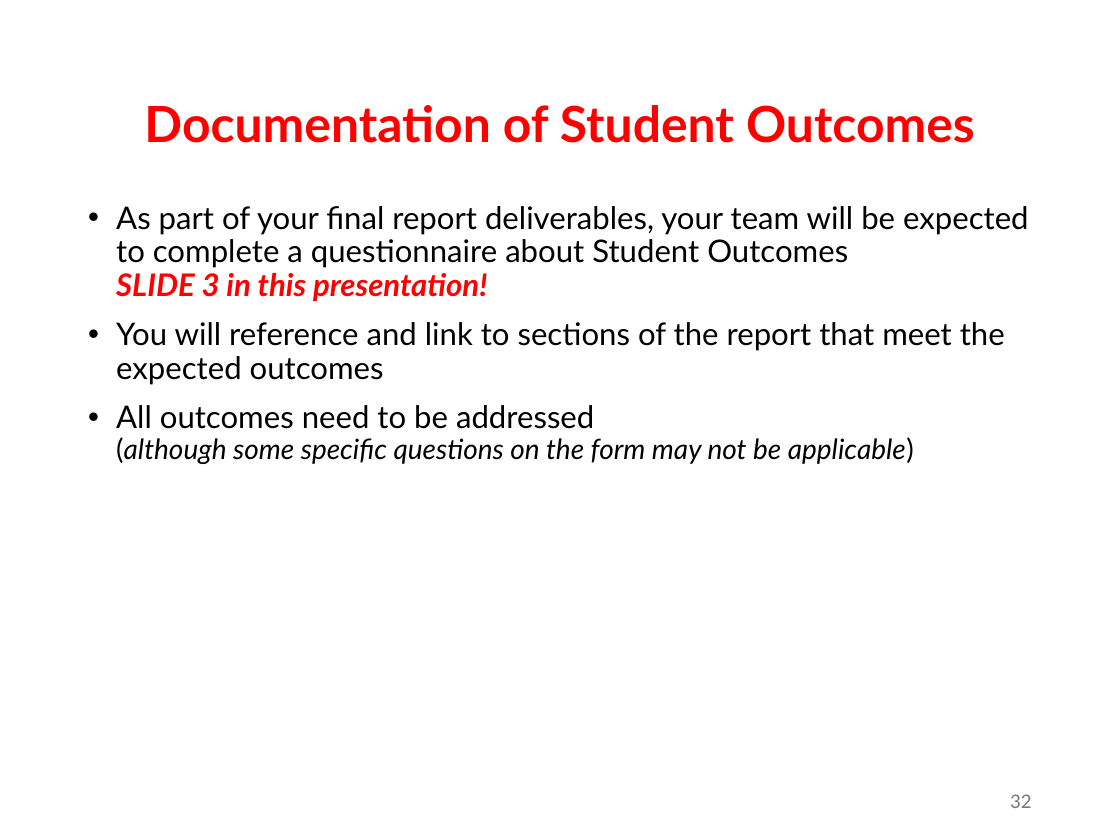
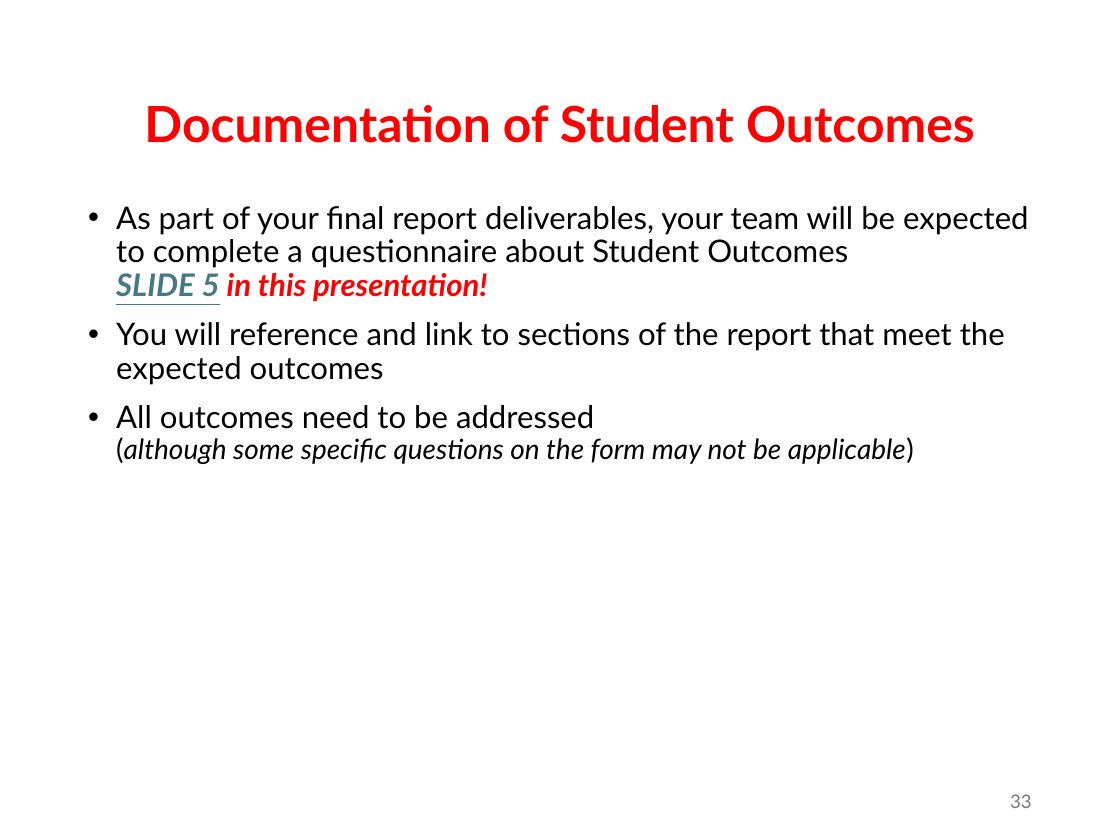
Before and after one commit to abuabara/abuabara.github.io, a slide deck: slide 33 of DAEN460S26/week6.pptx (slide 32 before the commit). Drawn at 1120x840 pixels with LibreOffice and Linux fonts; fonts in the diff are those of the drawing. Boxes give left, top, right and bottom in pixels: in the first picture for what was removed or moved away, otherwise in the second. Text is boxed around its words. In the diff, an @@ line names an element or a change of style, - is before the commit and + after.

```diff
--- a/DAEN460S26/week6.pptx
+++ b/DAEN460S26/week6.pptx
@@ text at (116, 206, 1029, 302): text changed @@
-• As part of your final report deliverables, your team will be expected to complete a questionnaire about Student Outcomes
-  SLIDE 3 in this presentation!
+• As part of your final report deliverables, your team will be expected to complete a questionnaire about Student Outcomes
+  SLIDE 5 in this presentation!
@@ page number at (1010, 794, 1032, 808): text changed @@
-32
+33
```
Also in this commit, not shown: 7 other slides changed, 2 slides added, 1 slide removed, 1 other file.
